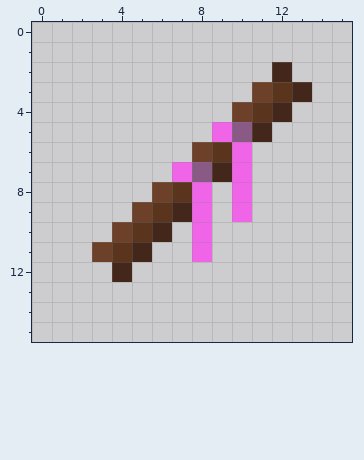
Pixel-art sprite: Dm2RP/textures/items/dragon_items/dragon_whistle_pink.png. Above: the version before the commit.
The file is 16x16 pixels. Colours within 5 levels of each other are drawn and written as one.
After:
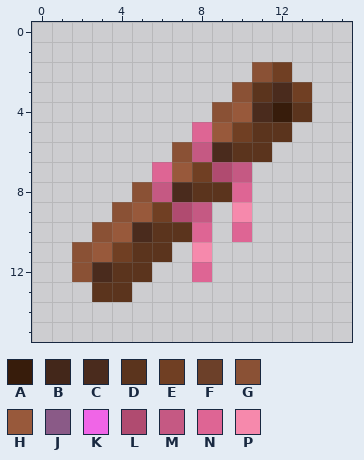
Palette (. is transparent): A #371c0b  B #43271a  C #4a2b1d  D #5b341d  E #703f23  F #6c4029  G #8a5135  H #98593b  J #8a5a87  K #f065e7  L #b04b70  M #c55983  N #de6594  P #f689ac
The exact change:
Changed rows in their new state; - is an unchanged pixel.
first column x 2:
 2 ---------GE-
 3 --------GDCE
 4 -------GHCAD
 5 ------NHEDD-
 6 -----GMCDD--
 7 ----NHELM---
 8 ---GMCDDN---
 9 --GHELM-P---
10 -GHCDDN-N---
11 GHEDD-P-----
12 GCDD--N-----
13 -DD---------
Where, in picture pixels (left, top, right, bottom), the same in both pictures:
changed: (72, 62, 312, 302)
